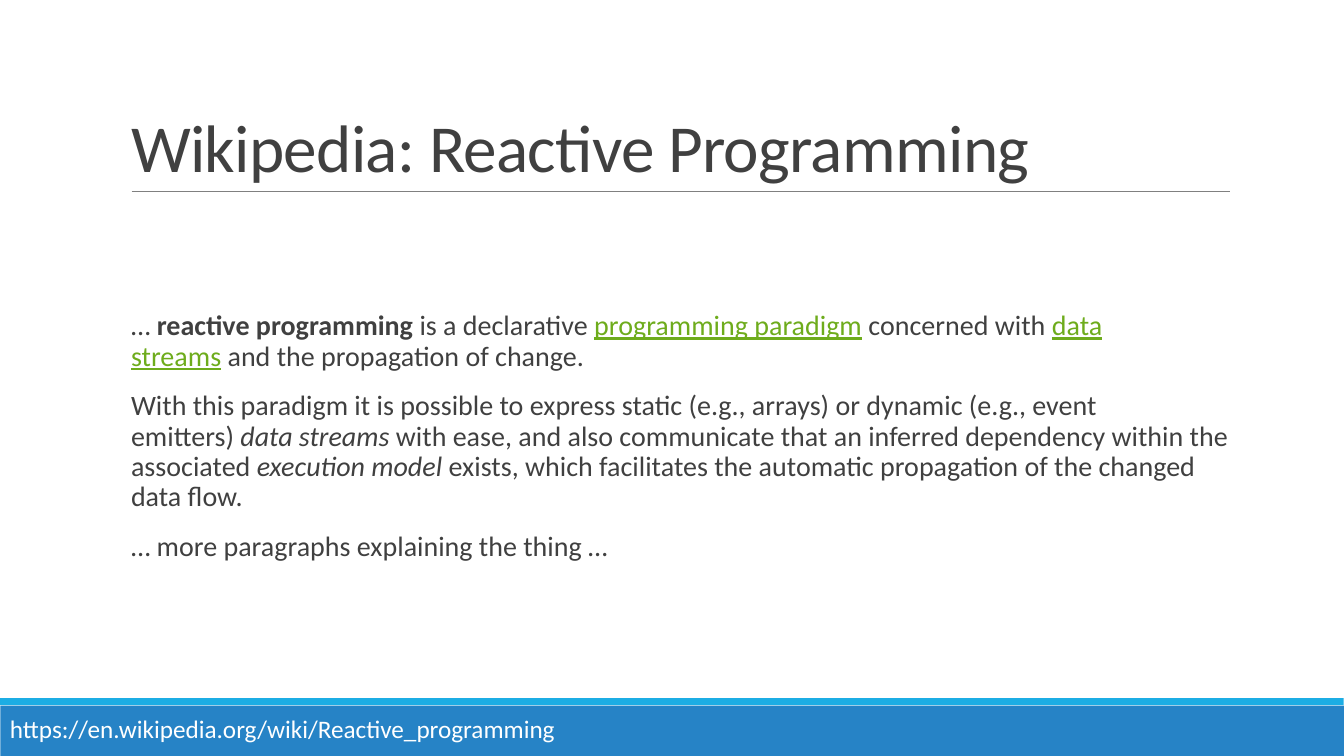
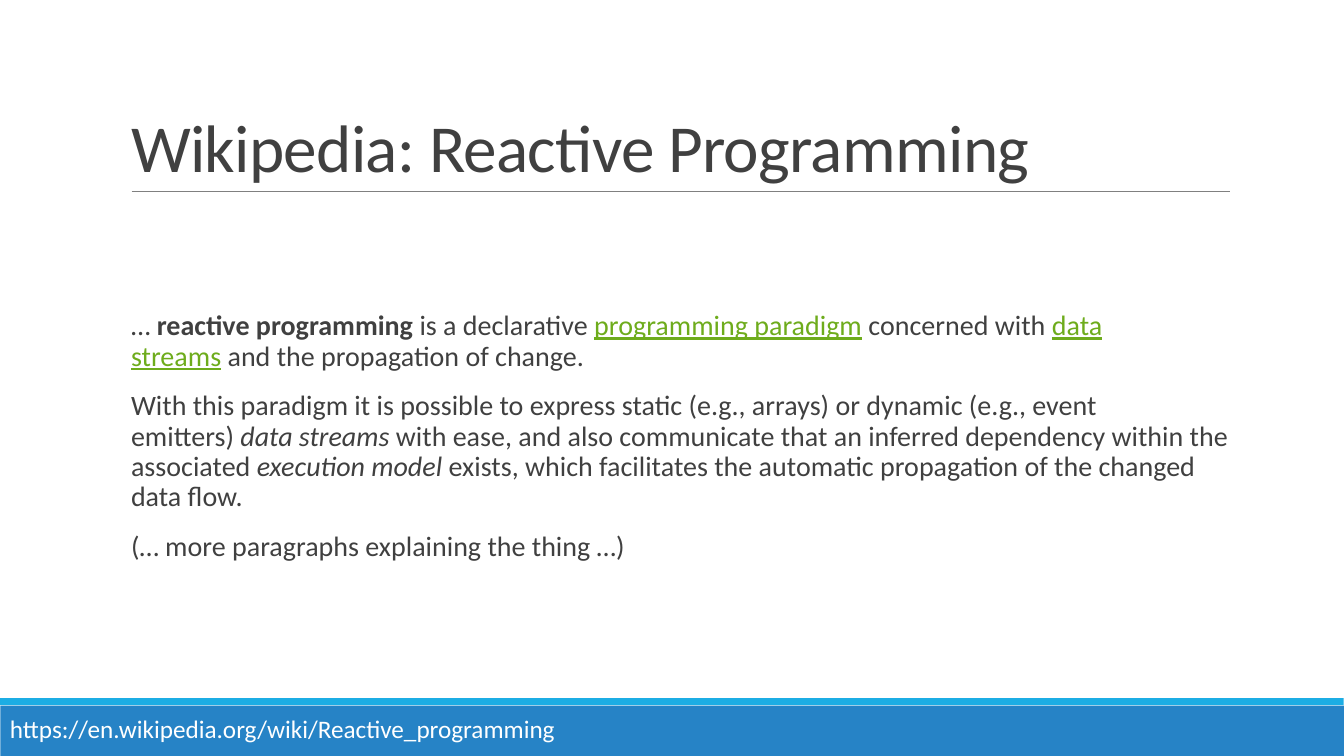
Before and after one commit to AGiorgetti/rxjs101, a slide deck: slide 3 of ReactiveProgramming_RxJS.pptx. Drawn at 1344x756 pixels with LibreOffice and Linux fonts; fonts in the diff are those of the drawing. Boxes give left, top, right and bottom in pixels: in the first picture for what was removed or moved away, otherwise in the second. Text is boxed around its words. In the diff, an @@ line names an element or a change of style, - is before the commit and + after.

```diff
--- a/ReactiveProgramming_RxJS.pptx
+++ b/ReactiveProgramming_RxJS.pptx
@@ text at [165, 536, 590, 561]: text changed @@
-  … more paragraphs explaining the thing …
+  (… more paragraphs explaining the thing …)
```
Also in this commit, not shown: 7 other slides changed, 5 other files.
